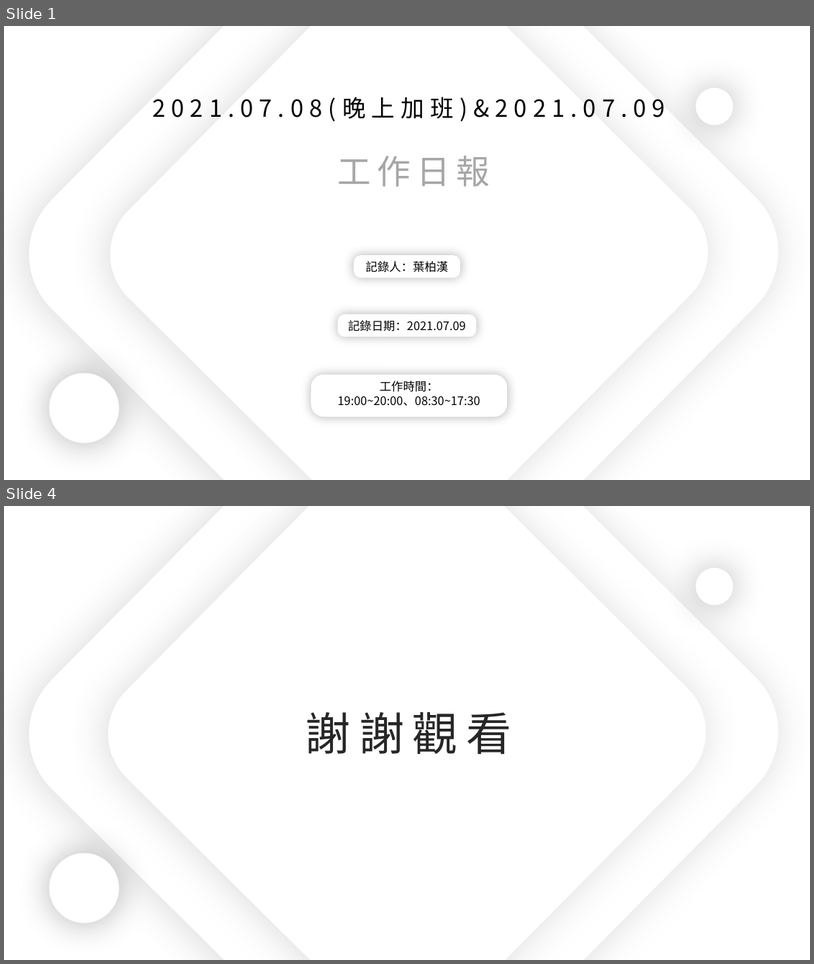
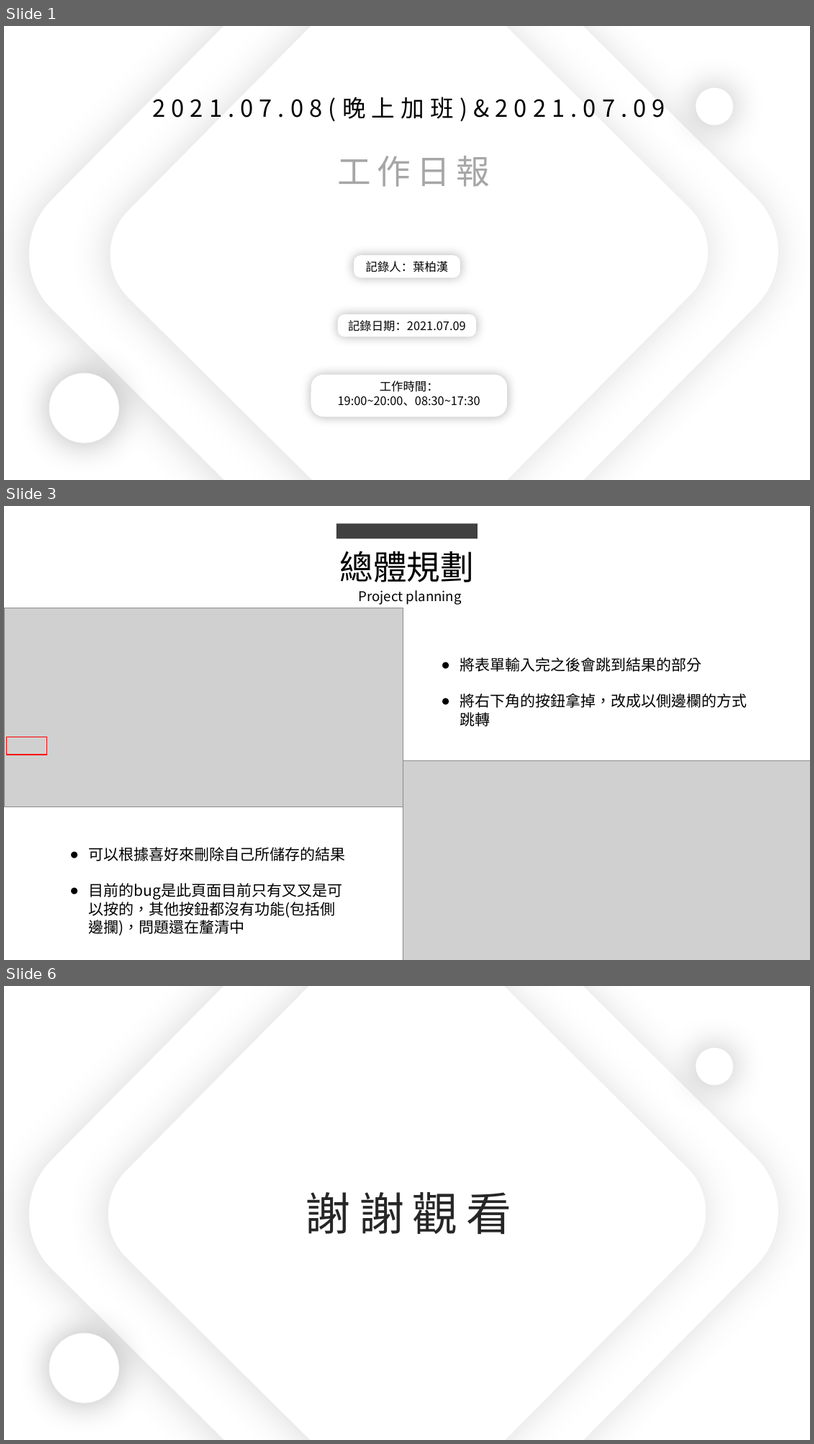
Before and after one commit to king637324/KnowledgeGreenhouseSystem, a slide deck: 工作日報_葉柏漢/2021.07.08(晚上加班)&2021.07.09工作日報_葉柏漢.pptx. Shown one above the other, each under a label of ours: slides 1 and 4 before the commit, slides 1, 3 and 6 after it; the slides between them are not shown. The pictures are 814x964 and 814x1444 pixels, drawn with LibreOffice and Linux fonts; fonts in the diff are those of the drawing; grey boxes stand for pictures. Boxes give left, top, right and bottom in pixels: in the first picture for what was removed or moved away, otherwise in the second. Text is boxed around its words. In the diff, an @@ line names an element or a change of style, - is before the commit and + after.

```diff
--- a/工作日報_葉柏漢/2021.07.08(晚上加班)&2021.07.09工作日報_葉柏漢.pptx
+++ b/工作日報_葉柏漢/2021.07.08(晚上加班)&2021.07.09工作日報_葉柏漢.pptx
@@ slide 3 added at [4,506,810,960], background #FFFFFF @@
@@ rectangle added at [337,523,478,538], fill #404040 @@
@@ text added at [340,551,475,582], 40 pt, text #000000 @@
+總體規劃
@@ text added at [359,590,462,605], 16 pt, text #000000 @@
+Project planning
@@ picture added at [4,608,404,807] @@
@@ text added at [460,657,748,726], 18 pt, text #000000 @@
+● 將表單輸入完之後會跳到結果的部分
+● 將右下角的按鈕拿掉，改成以側邊欄的方式跳轉
@@ rectangle added at [6,736,47,754], outline #FF0000 1 pt @@
@@ picture added at [404,761,810,960] @@
@@ text added at [89,847,346,935], 18 pt, text #000000 @@
+● 可以根據喜好來刪除自己所儲存的結果
+● 目前的bug是此頁面目前只有叉叉是可以按的，其他按鈕都沒有功能(包括側邊攔)，問題還在釐清中
@@ what was slide 4 is now slide 6 @@
```
Also in this commit, not shown: 2 slides changed, 1 other slide added, 5 other files.
